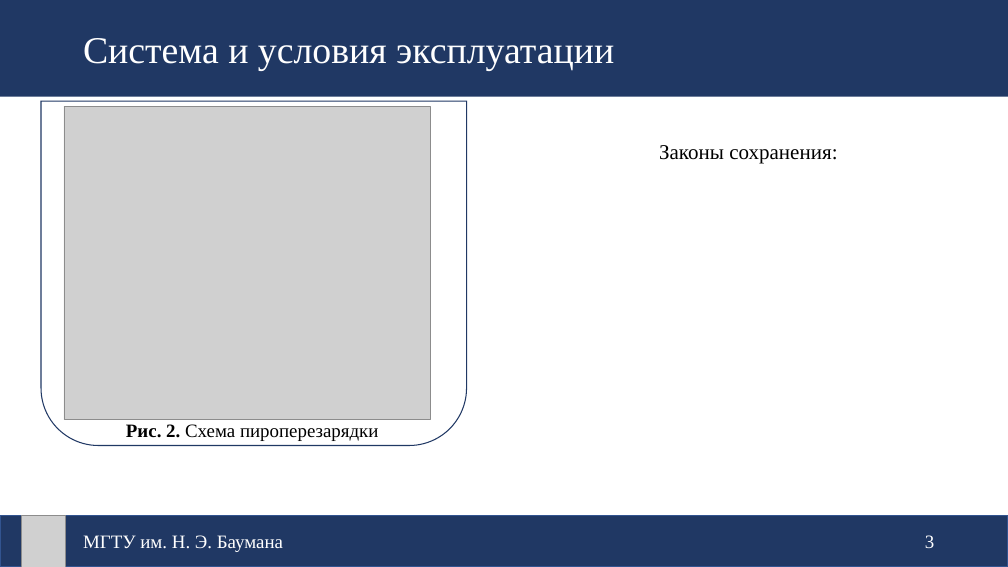
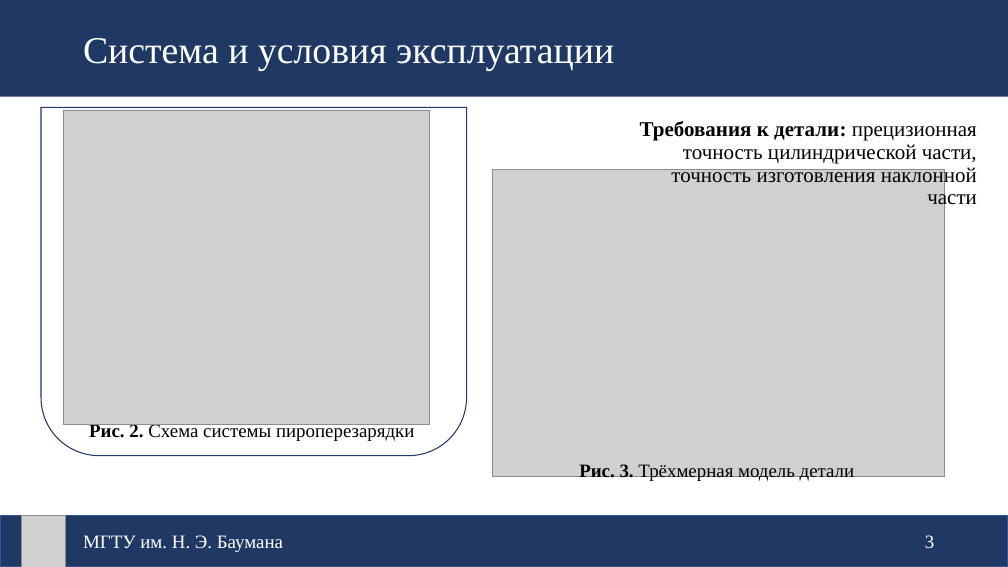
Before and after one commit to FlameDanita/CW_ProdTech, a slide deck: slide 3 of Защита_Широкопетлев.pptx. Drawn at 1008x567 pixels with LibreOffice and Linux fonts; fonts in the diff are those of the drawing; grey boxes stand for pictures. Boxes give left, top, right and bottom in pixels: in the first picture for what was removed or moved away, otherwise in the second. Text is boxed around its words. In the diff, an @@ line names an element or a change of style, - is before the commit and + after.

```diff
--- a/Защита_Широкопетлев.pptx
+++ b/Защита_Широкопетлев.pptx
@@ round same rect resized from (x1=41, y1=101, x2=467, y2=445) to (x1=41, y1=107, x2=467, y2=456) @@
@@ picture moved from (x1=64, y1=106, x2=430, y2=420) to (x1=64, y1=110, x2=430, y2=424) @@
@@ subtitle at (x1=640, y1=121, x2=977, y2=209): text changed @@
-Законы сохранения:
+Требования к детали: прецизионная точность цилиндрической части, точность изготовления наклонной части
@@ picture added at (x1=493, y1=169, x2=944, y2=476) @@
@@ text at (x1=89, y1=423, x2=414, y2=441): text changed @@
-Рис. 2. Схема пироперезарядки
+Рис. 2. Схема системы пироперезарядки
@@ text added at (x1=579, y1=464, x2=855, y2=482), 18 pt, text #000000 @@
+Рис. 3. Трёхмерная модель детали
```
Also in this commit, not shown: 1 other slide changed, 1 slide added, 1 slide removed, 14 other files.
